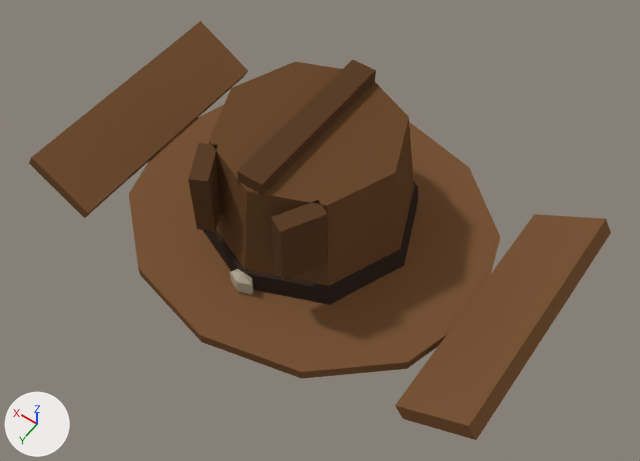
Renders of the Blender file assets/blender/hat_rancher.blend from each side of a commit.
Rendered twice from a 50 mm camera at (-0.387, 0.524, 0.821) aimed at (-0.035, 0.031, 0.047). The axes (+X, +Y, +Z) are drawn at lower left. The lights are the same throughout. The older version comes first.

The first picture shows 'Hat'.
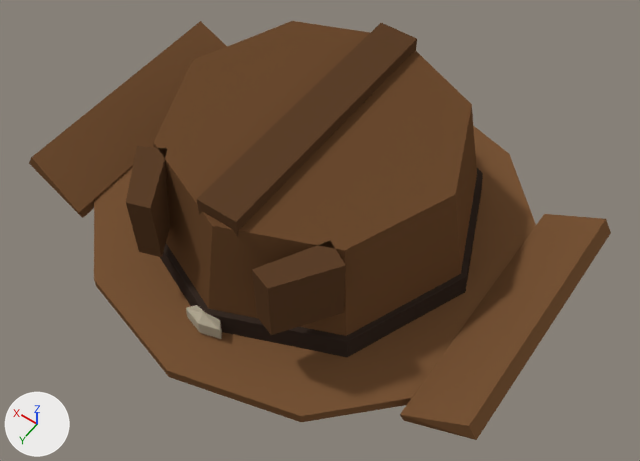
Where the change shows, as pixel boxes [x1, y1, x2, y2] in the pictures (640 x 461 px; the box of a moved part takes in the faces that stretch with it):
part 1 of me_hat, moved or reshaped
    before: [237, 60, 376, 200]
    after: [197, 23, 417, 237]
part 2 of me_hat, moved or reshaped
    before: [230, 269, 253, 294]
    after: [186, 305, 222, 339]
part 3 of me_hat, moved or reshaped
    before: [38, 28, 587, 436]
    after: [38, 21, 587, 436]

Edits to the bpy script that builds the scene:
```text
Change me_hat:
    used by ob_hat; location = (0.0, 0.0, 0.0)
    remove me_hat.from_pydata(...)  # 110 vertices, 101 faces; spans x -0.299..0.299, y -0.199..0.199, z -0.004..0.175
    add me_hat.from_pydata(...)  # 110 vertices, 101 faces; spans x -0.299..0.299, y -0.26..0.251, z -0.004..0.175
    me_hat part 1: the loose piece of 8 vertices spanning x -0.015..0.015, y -0.1..0.1, z 0.145..0.175 is scaled about its middle by (1.6, 1.6, 1), then moved by (0.0, -0.01, 0.0)
    me_hat part 2: the loose piece of 12 vertices spanning x -0.015..0.015, y 0.119..0.135, z 0.012..0.048 is scaled about its middle by (1.57, 1.16, 1), then moved by (0.0, 0.063, 0.0)
    me_hat part 3: 82 of 110 vertices moved; they spanned x -0.225..0.225, y -0.199..0.199, z -0.004..0.16 and now span x -0.266..0.266, y -0.26..0.251, z -0.004..0.16; mean shift (0.0, 0.004, 0.0); largest move (0.0, -0.128, 0.015) -> (0.0, -0.21, 0.015)
```
